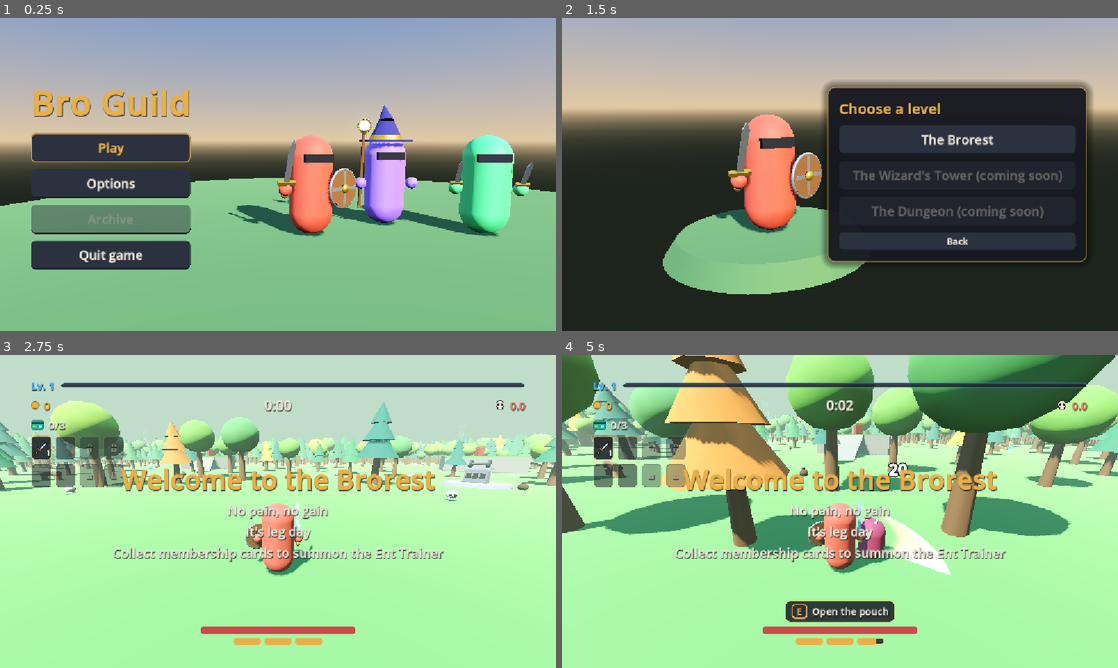
Above: before the commit, frames 1-4 (two rows, left to right).
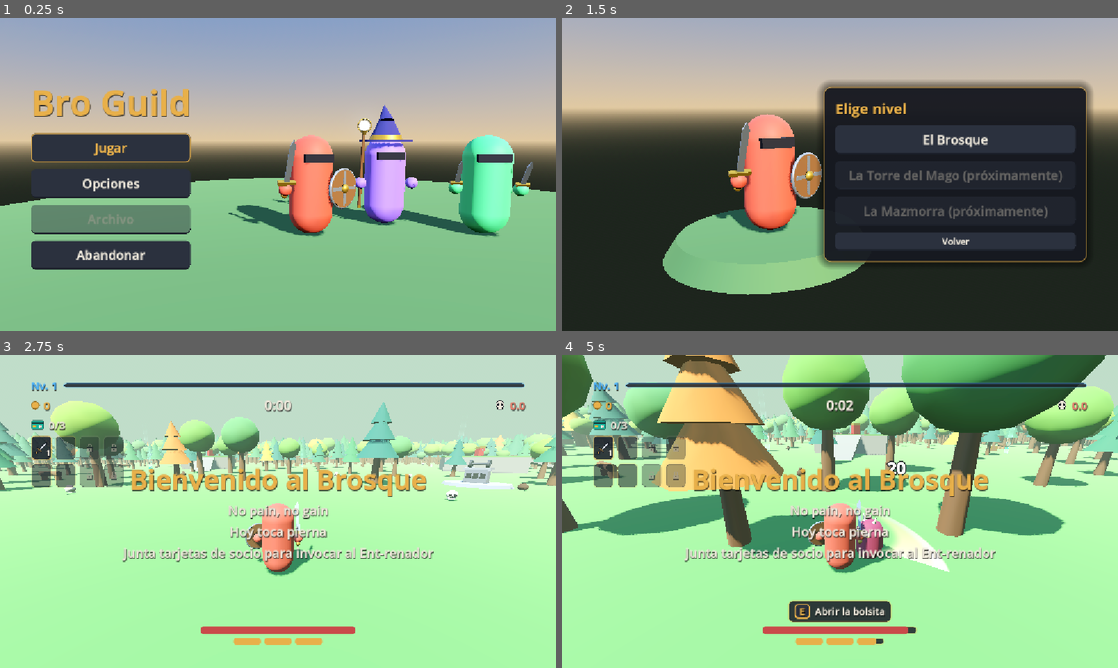
Above: after the commit, the same moments.

Repository: UriBokchoi/BroGuild
Game: Godot game, scene res://systems/run/game.tscn
Same seed, same stepped clock (60 frames per second), same inputs: the game is played once before the commit and once after it.
Inputs (mouse positions are in pixels of both pictures, inside the frame that each line leads up to):
- Up to frame 1 (0.25 s): no input
- Up to frame 2 (1.5 s): click "Play" (after the commit: "Jugar") at 0.5 s; click (667, 140) at 1.25 s, where only the run before the commit has a clickable "Warrior"
- Up to frame 3 (2.75 s): click "The Brorest" (after the commit: "El Brosque") at 2 s
- Up to frame 4 (5 s): tap Enter at 2.75 s; move the mouse to (867, 511) at 2.77 s; hold W (move_forward) from 2.78 s (still down); tap Shift (dash) at 2.85 s; click (867, 511) at 2.92 s; tap Space (jump) at 3.02, 3.77 s; move the mouse to (812, 511) at 3.52 s; tap E (interact) at 3.6 s; move the mouse to (851, 505) at 4.27 s; tap Tab (show_stats) at 4.35 s

The runs differ from the first frame. In frame 1, 0.6% of the frame differs, in the area x 13-27%, y 39-79%; in frame 2, 2.7%; in frame 3, 4.3%; in frame 4, 14%, in the area x 0-100%, y 0-90%.

Commit message:
feat(settings): el juego empieza en español
El idioma pasa a ser una opción guardada (GameSettings.locale): de serie, el
español de SettingsData, y Save lo aplica al arrancar aunque el sistema esté
en otro idioma.

Co-Authored-By: Claude Opus 5.5 <noreply@anthropic.com>

Diff:
--- a/autoload/save.gd
+++ b/autoload/save.gd
@@ -13,6 +13,7 @@
 
 func _ready() -> void:
 	load_settings()
+	settings.apply_locale()
 	settings.apply_audio()
 	settings.apply_display(get_window())
 
--- a/data/settings/settings.tres
+++ b/data/settings/settings.tres
@@ -9,3 +9,4 @@
 volume_step = 0.05
 default_vsync = true
 resolutions = Array[Vector2i]([Vector2i(1280, 720), Vector2i(1600, 900), Vector2i(1920, 1080), Vector2i(2560, 1440), Vector2i(3840, 2160)])
+default_locale = "es"
--- a/systems/settings/game_settings.gd
+++ b/systems/settings/game_settings.gd
@@ -1,13 +1,16 @@
 class_name GameSettings
 extends RefCounted
-## Opciones que ha elegido el jugador: volumen de cada bus, pantalla completa, tamaño de la ventana
-## y VSync. Se guardan en un [ConfigFile] ([method write_to] y [method read_from]) y se aplican al
-## motor ([method apply_audio] y [method apply_display]). El autoload [code]Save[/code] las carga y
+## Opciones que ha elegido el jugador: idioma, volumen de cada bus, pantalla completa, tamaño de la
+## ventana y VSync. Se guardan en un [ConfigFile] ([method write_to] y [method read_from]) y se
+## aplican al motor ([method apply_locale], [method apply_audio] y [method apply_display]). El autoload [code]Save[/code] las carga y
 ## las aplica al arrancar.
 
 const SECTION_AUDIO := "audio"
 const SECTION_DISPLAY := "display"
+const SECTION_GENERAL := "general"
 
+## Idioma (código de [TranslationServer]). Vacío: el del sistema.
+var locale: String = ""
 ## Volumen de cada bus, de 0 (silencio) a 1.
 var volumes: Dictionary[StringName, float] = {}
 var fullscreen: bool = false
@@ -23,6 +26,7 @@
 	for bus: StringName in data.volume_buses:
 		settings.volumes[bus] = data.default_volume
 	settings.vsync = data.default_vsync
+	settings.locale = data.default_locale
 	return settings
 
 
@@ -42,6 +46,9 @@
 	var saved_vsync: Variant = config.get_value(SECTION_DISPLAY, "vsync", vsync)
 	if saved_vsync is bool:
 		vsync = saved_vsync
+	var saved_locale: Variant = config.get_value(SECTION_GENERAL, "locale", locale)
+	if saved_locale is String and not (saved_locale as String).is_empty():
+		locale = saved_locale
 
 
 ## Escribe las opciones en [param config].
@@ -51,6 +58,13 @@
 	config.set_value(SECTION_DISPLAY, "fullscreen", fullscreen)
 	config.set_value(SECTION_DISPLAY, "resolution", resolution)
 	config.set_value(SECTION_DISPLAY, "vsync", vsync)
+	config.set_value(SECTION_GENERAL, "locale", locale)
+
+
+## Pone el idioma (vacío: deja el del sistema).
+func apply_locale() -> void:
+	if not locale.is_empty():
+		TranslationServer.set_locale(locale)
 
 
 ## Pone el volumen de cada bus (a 0, silenciado). Los buses que no existen se ignoran.
@@ -85,6 +99,7 @@
 	other.fullscreen = fullscreen
 	other.resolution = resolution
 	other.vsync = vsync
+	other.locale = locale
 	return other
 
 
--- a/systems/settings/settings_data.gd
+++ b/systems/settings/settings_data.gd
@@ -1,7 +1,7 @@
 class_name SettingsData
 extends Resource
 ## Cómo son las opciones del juego: qué buses de audio tienen volumen, los valores al estrenar el
-## juego y las resoluciones de ventana que se ofrecen. Los valores viven en
+## juego (también el idioma) y las resoluciones de ventana que se ofrecen. Los valores viven en
 ## [code]data/settings/settings.tres[/code]; aquí todo vale 0 o vacío a propósito.
 
 ## Buses de audio con control de volumen ([code]default_bus_layout.tres[/code]). En las opciones se
@@ -15,3 +15,5 @@
 @export var default_vsync: bool = false
 ## Tamaños de ventana que se ofrecen (solo los que caben en la pantalla).
 @export var resolutions: Array[Vector2i] = []
+## Idioma al estrenar el juego (código de [TranslationServer]: [code]es[/code], [code]en[/code]…).
+@export var default_locale: String = ""
--- a/tests/unit/systems/settings/test_game_settings.gd
+++ b/tests/unit/systems/settings/test_game_settings.gd
@@ -1,7 +1,8 @@
 extends GutTest
 ## GameSettings: empieza con los valores de SettingsData, se guarda y se lee de un ConfigFile sin
 ## perder nada, ignora lo que no vale (y limita el volumen entre 0 y 1), pone el volumen de cada bus
-## en el AudioServer (a 0, silenciado) y se copia y compara sus opciones de pantalla.
+## en el AudioServer (a 0, silenciado), pone el idioma (de serie, el español) y se copia y compara
+## sus opciones de pantalla.
 
 const DATA := preload("res://data/settings/settings.tres")
 
@@ -30,6 +31,7 @@
 	assert_eq(_settings.vsync, DATA.default_vsync)
 	assert_false(_settings.fullscreen)
 	assert_eq(_settings.resolution, Vector2i.ZERO, "sin tamaño elegido")
+	assert_eq(_settings.locale, "es", "el juego empieza en español")
 
 
 func test_round_trips_through_a_config_file() -> void:
@@ -89,3 +91,20 @@
 	assert_eq(_settings.resolution, Vector2i(1600, 900))
 	assert_eq(_settings.volumes[&"Music"], DATA.default_volume, "el volumen no es de pantalla")
 	assert_false(other.display_differs(_settings))
+
+
+func test_keeps_and_applies_the_language() -> void:
+	_settings.locale = "en"
+	var config := ConfigFile.new()
+	_settings.write_to(config)
+	var read := GameSettings.create(DATA)
+	read.read_from(config)
+	assert_eq(read.locale, "en")
+	config.set_value(GameSettings.SECTION_GENERAL, "locale", "")
+	read.read_from(config)
+	assert_eq(read.locale, "en", "vacío no vale")
+	var before := TranslationServer.get_locale()
+	read.apply_locale()
+	assert_eq(TranslationServer.get_locale(), "en")
+	TranslationServer.set_locale(before)
+	assert_eq(_settings.copy().locale, "en")
Not shown, changed: docs/DECISIONES.md
Not shown, changed: docs/MAPA.md
